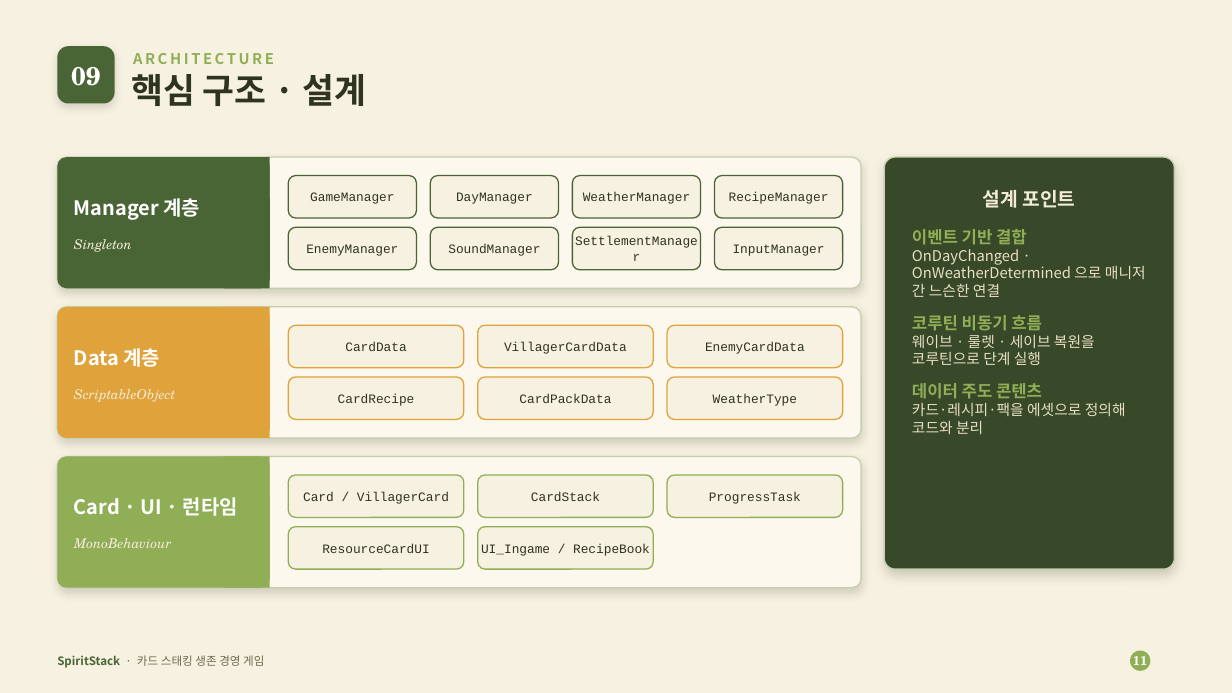
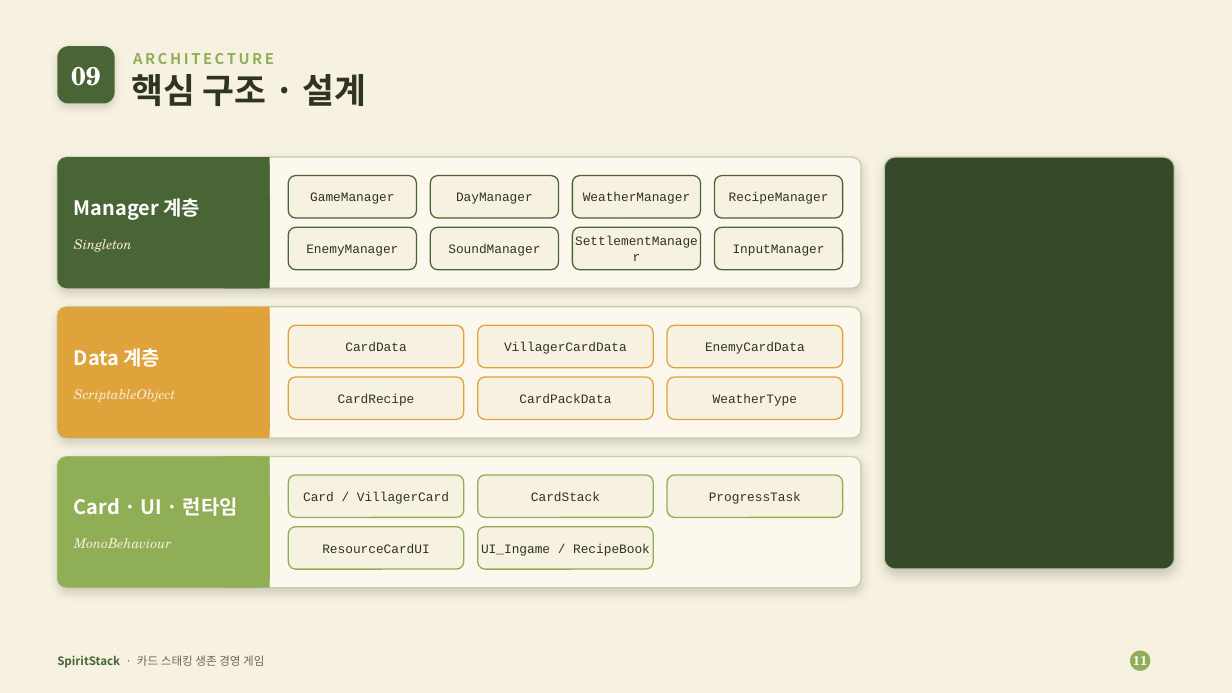
Before and after one commit to Devel-Rocket-ClassRoom/minigame-project-kimjihae3357, a slide deck: slide 11 of JellyStack/SpiritStack_발표자료.pptx. Drawn at 1232x693 pixels with LibreOffice and Linux fonts; fonts in the diff are those of the drawing. Boxes give left, top, right and bottom in pixels: in the first picture for what was removed or moved away, otherwise in the second. Text is boxed around its words. In the diff, an @@ line names an element or a change of style, - is before the commit and + after.

Commit message:
버그 수정, 판매방식 구현 수정
- 레시피에서 주민이 사라지는 버그 수정
- 판매시 중심점에서 -> 콜라이더 겹침 방식으로 변경
- ppt수정

```diff
--- a/JellyStack/SpiritStack_발표자료.pptx
+++ b/JellyStack/SpiritStack_발표자료.pptx
@@ text removed at (983, 190, 1076, 208) @@
-설계 포인트
@@ text removed at (912, 229, 1146, 434) @@
-이벤트 기반 결합
-OnDayChanged · OnWeatherDetermined 으로 매니저 간 느슨한 연결
-코루틴 비동기 흐름
-웨이브 · 룰렛 · 세이브 복원을 코루틴으로 단계 실행
-데이터 주도 콘텐츠
-카드·레시피·팩을 에셋으로 정의해 코드와 분리
```
Also in this commit, not shown: 5 other slides changed, 1 slide added, 1 slide removed, 16 other files.
